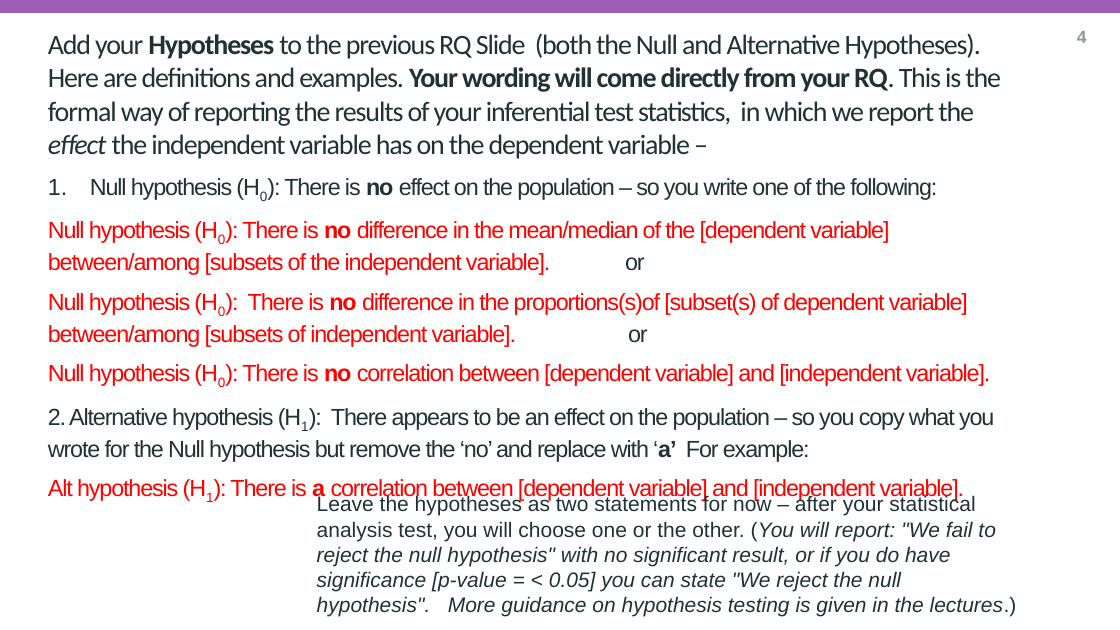
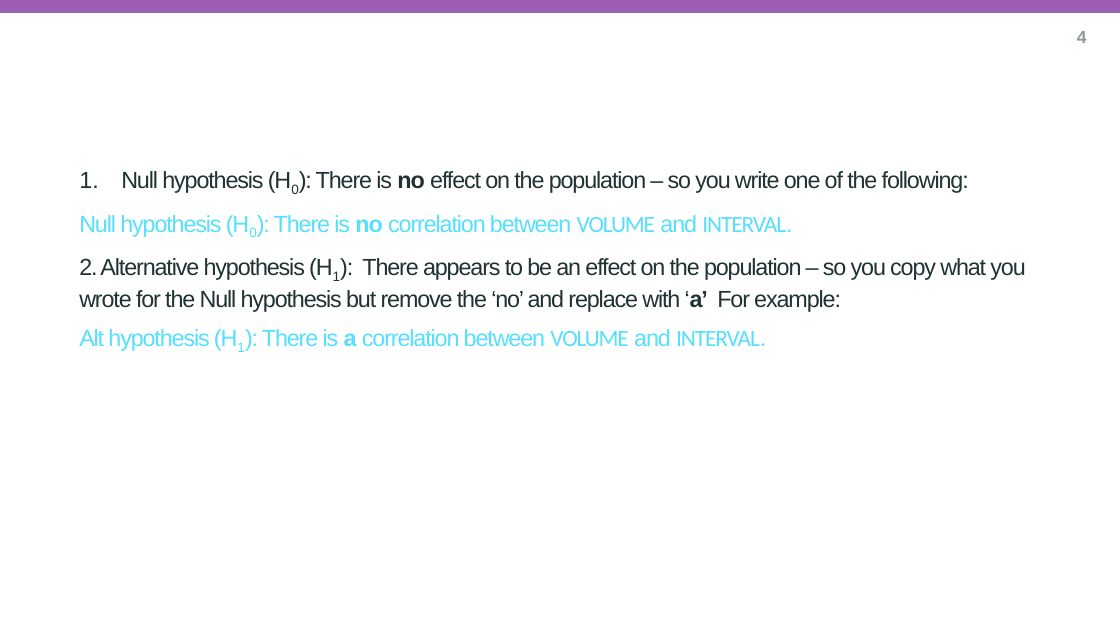
Before and after one commit to aa24abf/A246_7COM1079, a slide deck: slide 6 of reseach_question_presentation_template.pptx. Drawn at 1120x630 pixels with LibreOffice and Linux fonts; fonts in the diff are those of the drawing; background and template pictures are left out. Boxes give left, top, right and bottom in pixels: in the first picture for what was removed or moved away, otherwise in the second. Text is boxed around its words. In the diff, an @@ line names an element or a change of style, - is before the commit and + after.

```diff
--- a/reseach_question_presentation_template.pptx
+++ b/reseach_question_presentation_template.pptx
@@ subtitle at (48, 33, 1001, 159): paragraph removed @@
-Add your Hypotheses to the previous RQ Slide (both the Null and Alternative Hypotheses). Here are definitions and examples. Your wording will come directly from your RQ. This is the formal way of reporting the results of your inferential test statistics, in which we report the effect the independent variable has on the dependent variable –
@@ subtitle "Null hypothesis (H0): There is ...": place and size @@
-subtitle "Null hypothesis (H0): There is ..." at (48, 33, 1001, 501)
+subtitle "Null hypothesis (H0): There is ..." at (79, 171, 1025, 351)
@@ subtitle at (79, 215, 792, 237): text changed; text colour #FF0000 to #56DFFF @@
-Null hypothesis (H0): There is no difference in the mean/median of the [dependent variable] between/among [subsets of the independent variable]. or
-Null hypothesis (H0): There is no difference in the proportions(s)of [subset(s) of dependent variable] between/among [subsets of independent variable]. or
-Null hypothesis (H0): There is no correlation between [dependent variable] and [independent variable].
+Null hypothesis (H0): There is no correlation between VOLUME and INTERVAL.
@@ subtitle at (79, 329, 766, 351): text changed; text colour #FF0000 to #56DFFF @@
-Alt hypothesis (H1): There is a correlation between [dependent variable] and [independent variable].
+Alt hypothesis (H1): There is a correlation between VOLUME and INTERVAL.
@@ text removed at (317, 495, 1017, 617) @@
-Leave the hypotheses as two statements for now – after your statistical analysis test, you will choose one or the other. (You will report: "We fail to reject the null hypothesis" with no significant result, or if you do have significance [p-value = < 0.05] you can state "We reject the null hypothesis". More guidance on hypothesis testing is given in the lectures.)
```
Also in this commit, not shown: 5 other slides changed.
